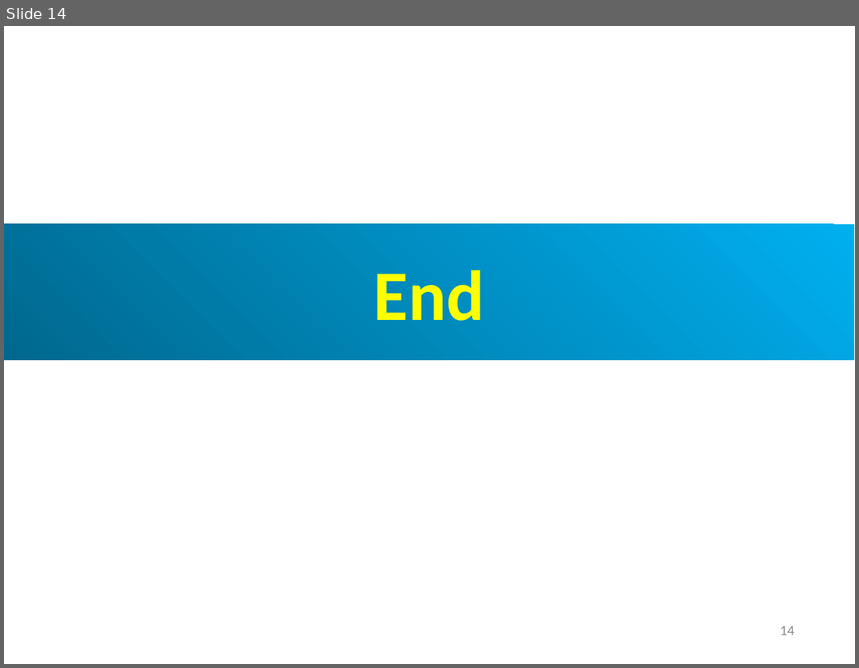
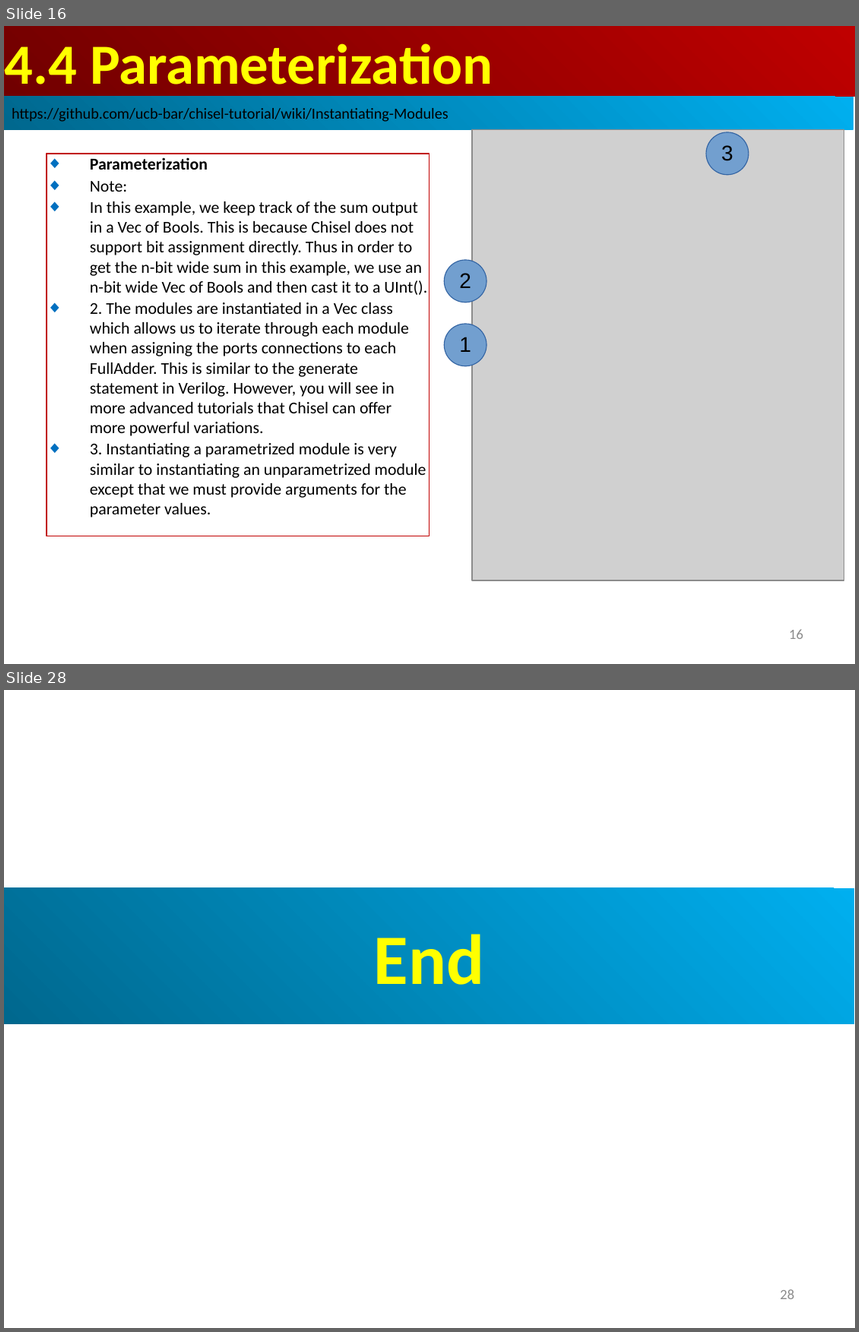
Before and after one commit to peterhchen/AIU_CS800_Chisel, a slide deck: 700_Dev_Guide/004_Module/000_Video/004_Module.ppt. Shown one above the other, each under a label of ours: slide 14 before the commit, slides 16 and 28 after it; the slides between them are not shown. The pictures are 859x668 and 859x1332 pixels, drawn with LibreOffice and Linux fonts; fonts in the diff are those of the drawing; grey boxes stand for pictures. Boxes give left, top, right and bottom in pixels: in the first picture for what was removed or moved away, otherwise in the second. Text is boxed around its words. In the diff, an @@ line names an element or a change of style, - is before the commit and + after.

```diff
--- a/700_Dev_Guide/004_Module/000_Video/004_Module.ppt
+++ b/700_Dev_Guide/004_Module/000_Video/004_Module.ppt
@@ slide 16 added at <box>4,26,855,664</box>, background #FFFFFF @@
@@ rectangle added at <box>5,26,855,97</box>, fill gradient #BF0000 to #710000, 48 pt, text #FFFF00, bold @@
+4.4 Parameterization
@@ rectangle added at <box>4,97,854,130</box>, fill gradient #00AFEF to #00688E, 13 pt, text #000000 @@
+https://github.com/ucb-bar/chisel-tutorial/wiki/Instantiating-Modules
@@ group added at <box>444,130,844,581</box>: 3 ellipses, 1 picture @@
+1
+2
+3
@@ rectangle added at <box>47,154,430,537</box>, outline #C00000 0.74 pt, 14 pt, text #000000 @@
+◆ Parameterization
+◆ Note:
+◆ In this example, we keep track of the sum output in a Vec of Bools. This is because Chisel does not support bit assignment directly. Thus in order to get the n-bit wide sum in this example, we use an n-bit wide Vec of Bools and then cast it to a UInt().
+◆ 2. The modules are instantiated in a Vec class which allows us to iterate through each module when assigning the ports connections to each FullAdder. This is similar to the generate statement in Verilog. However, you will see in more advanced tutorials that Chisel can offer more powerful variations.
+◆ 3. Instantiating a parametrized module is very similar to instantiating an unparametrized module except that we must provide arguments for the parameter values.
@@ page number added at <box>789,629,804,639</box>, 12 pt, text #8B8B8B @@
+16
@@ what was slide 14 is now slide 28 @@
@@ page number at <box>780,1290,794,1300</box>: text changed @@
-14
+28
```
Also in this commit, not shown: 10 slides changed, 13 other slides added.
